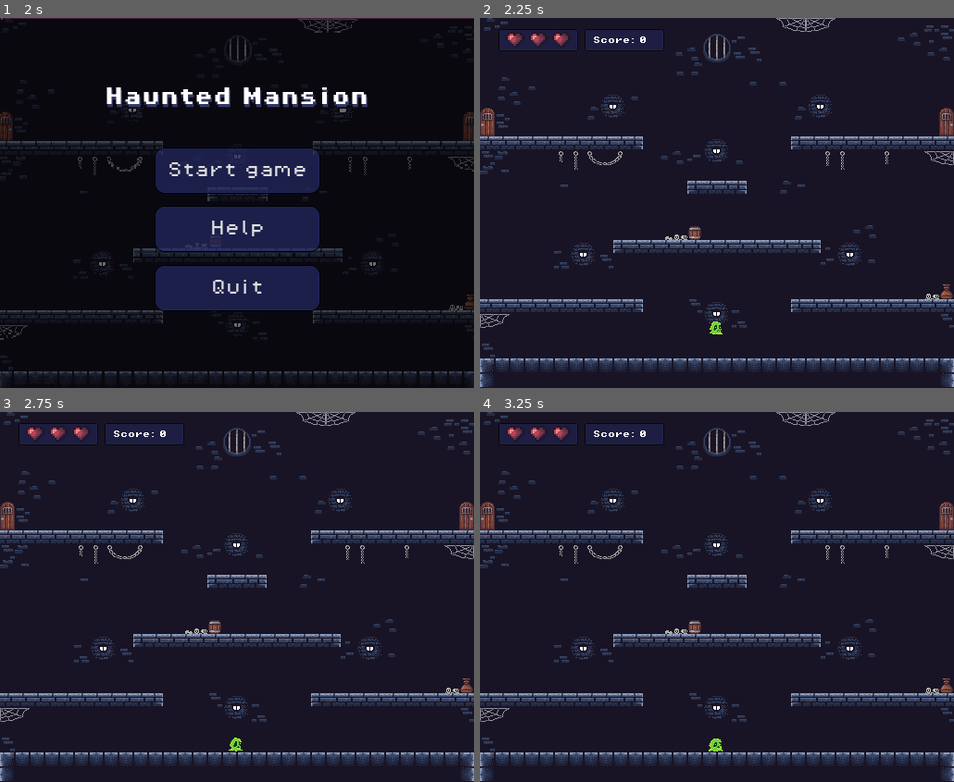
Above: before the commit, frames 1-4 (two rows, left to right).
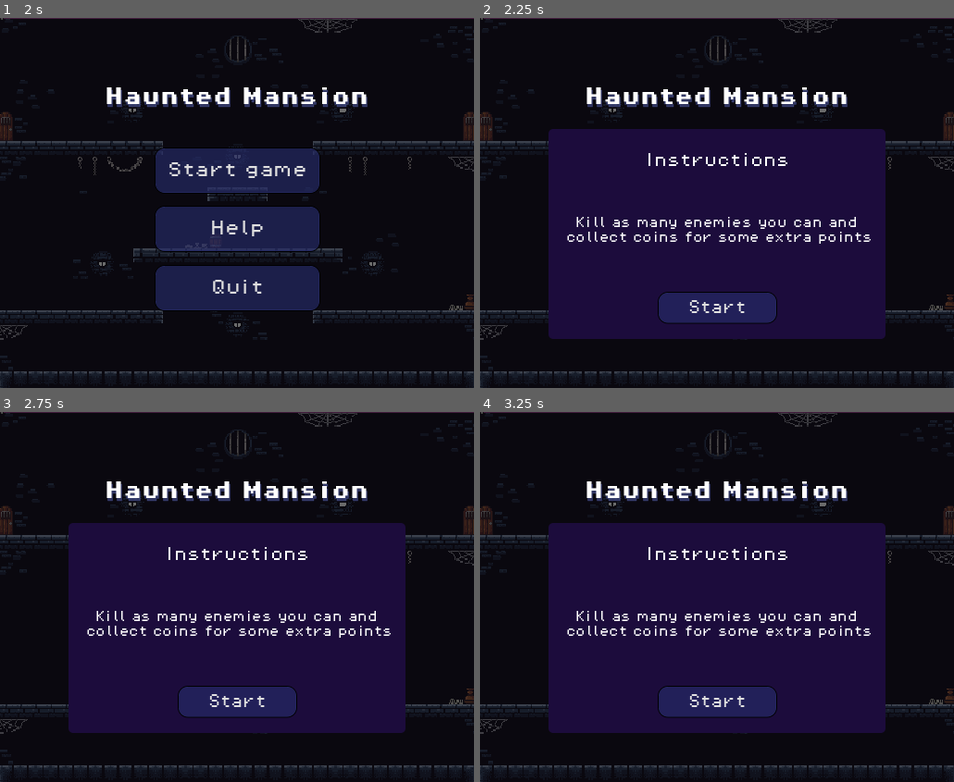
Above: after the commit, the same moments.

Repository: Iizakku/tiimi4_gamejam
Game: Godot game, scene res://Scenes/Levels/MainMenu.tscn
Two runs of this game, one before a commit and one after it. Both use one fixed random seed, a clock stepped at 60 frames per second and the inputs below.
Inputs (mouse positions are in pixels of both pictures, inside the frame that each line leads up to):
- Up to frame 1 (2 s): click "Help" at 0.5 s; click "Back" at 1.25 s
- Up to frame 2 (2.25 s): click "Start game" at 2 s
- Up to frame 3 (2.75 s): no input
- Up to frame 4 (3.25 s): click (717, 563) at 2.75 s, where only the run after the commit has a clickable "Start game"

Frame 1 is identical in both runs. In frame 2, 18% of the frame differs, in the area x 0-100%, y 0-100%; in frame 3, 18%; in frame 4, 18%.

Commit message:
Instructions menu

Diff:
--- a/gamejam/Scenes/Levels/MainMenu.tscn
+++ b/gamejam/Scenes/Levels/MainMenu.tscn
@@ -64,7 +64,7 @@
 grow_vertical = 2
 theme_override_styles/panel = SubResource("StyleBoxTexture_xwnjv")
 
-[node name="Button" type="Button" parent="."]
+[node name="Help2" type="Button" parent="."]
 layout_mode = 1
 anchors_preset = 8
 anchor_left = 0.5
@@ -83,7 +83,7 @@
 text = "Help
 "
 
-[node name="Button3" type="Button" parent="."]
+[node name="Quit" type="Button" parent="."]
 layout_mode = 1
 anchors_preset = 8
 anchor_left = 0.5
@@ -101,7 +101,7 @@
 theme_override_styles/normal = SubResource("StyleBoxFlat_luq7i")
 text = "Quit"
 
-[node name="Button2" type="Button" parent="."]
+[node name="Startgame" type="Button" parent="."]
 layout_mode = 1
 anchors_preset = 8
 anchor_left = 0.5
@@ -143,6 +143,7 @@
 "
 
 [node name="Help" type="Panel" parent="."]
+visible = false
 layout_mode = 1
 anchors_preset = 8
 anchor_left = 0.5
@@ -234,7 +235,81 @@
 theme_override_styles/normal = SubResource("StyleBoxFlat_luq7i")
 text = "Back"
 
-[connection signal="pressed" from="Button" to="." method="_on_options_pressed"]
-[connection signal="pressed" from="Button3" to="." method="_on_quit_pressed"]
-[connection signal="pressed" from="Button2" to="." method="_on_startgame_pressed"]
+[node name="Instructions" type="Panel" parent="."]
+layout_mode = 1
+anchors_preset = 8
+anchor_left = 0.5
+anchor_top = 0.5
+anchor_right = 0.5
+anchor_bottom = 0.5
+offset_left = -182.0
+offset_top = -80.0
+offset_right = 182.0
+offset_bottom = 147.0
+grow_horizontal = 2
+grow_vertical = 2
+theme_override_styles/panel = SubResource("StyleBoxFlat_8dgdn")
+
+[node name="Instructions" type="Label" parent="Instructions"]
+layout_mode = 1
+anchors_preset = 8
+anchor_left = 0.5
+anchor_top = 0.5
+anchor_right = 0.5
+anchor_bottom = 0.5
+offset_left = -98.0
+offset_top = -87.5
+offset_right = 98.0
+offset_bottom = -64.5
+grow_horizontal = 2
+grow_vertical = 2
+theme_override_fonts/font = ExtResource("2_v2at7")
+theme_override_font_sizes/font_size = 16
+text = "Instructions"
+horizontal_alignment = 1
+
+[node name="Text" type="Label" parent="Instructions"]
+layout_mode = 1
+anchors_preset = 8
+anchor_left = 0.5
+anchor_top = 0.5
+anchor_right = 0.5
+anchor_bottom = 0.5
+offset_left = -181.0
+offset_top = -18.5
+offset_right = 181.0
+offset_bottom = 48.5
+grow_horizontal = 2
+grow_vertical = 2
+theme_override_fonts/font = ExtResource("2_v2at7")
+theme_override_font_sizes/font_size = 12
+text = "Kill as many enemies you can and
+ collect coins for some extra points
+
+"
+horizontal_alignment = 1
+
+[node name="BackButton" type="Button" parent="Instructions"]
+texture_filter = 1
+layout_mode = 1
+anchors_preset = 8
+anchor_left = 0.5
+anchor_top = 0.5
+anchor_right = 0.5
+anchor_bottom = 0.5
+offset_left = -64.5
+offset_top = 62.5
+offset_right = 64.5
+offset_bottom = 97.0
+grow_horizontal = 2
+grow_vertical = 2
+theme_override_fonts/font = ExtResource("2_v2at7")
+theme_override_font_sizes/font_size = 15
+theme_override_styles/normal = SubResource("StyleBoxFlat_luq7i")
+text = "Start"
+
+[connection signal="pressed" from="Help2" to="." method="_on_options_pressed"]
+[connection signal="pressed" from="Quit" to="." method="_on_quit_pressed"]
+[connection signal="pressed" from="Startgame" to="." method="_on_startgame_pressed"]
 [connection signal="pressed" from="Help/BackButton" to="." method="_on_back_button_pressed"]
+[connection signal="pressed" from="Instructions/BackButton" to="." method="_on_start_button_pressed"]
--- a/gamejam/Scenes/Levels/main_menu.gd
+++ b/gamejam/Scenes/Levels/main_menu.gd
@@ -1,10 +1,12 @@
 extends Control
 
 @onready var help: Panel = $Help
+@onready var instructions: Panel = $Instructions
 
 # Called when the node enters the scene tree for the first time.
 func _ready():
 	help.visible = false
+	instructions.visible = false
 
 
 # Called every frame. 'delta' is the elapsed time since the previous frame.
@@ -13,7 +15,7 @@
 
 
 func _on_startgame_pressed() -> void:
-	get_tree().change_scene_to_file("res://Scenes/Levels/level.tscn")
+	instructions.visible = true
 
 
 func _on_options_pressed() -> void:
@@ -27,3 +29,7 @@
 
 func _on_back_button_pressed() -> void:
 	_ready()
+
+
+func _on_start_button_pressed() -> void:
+	get_tree().change_scene_to_file("res://Scenes/Levels/level.tscn")
